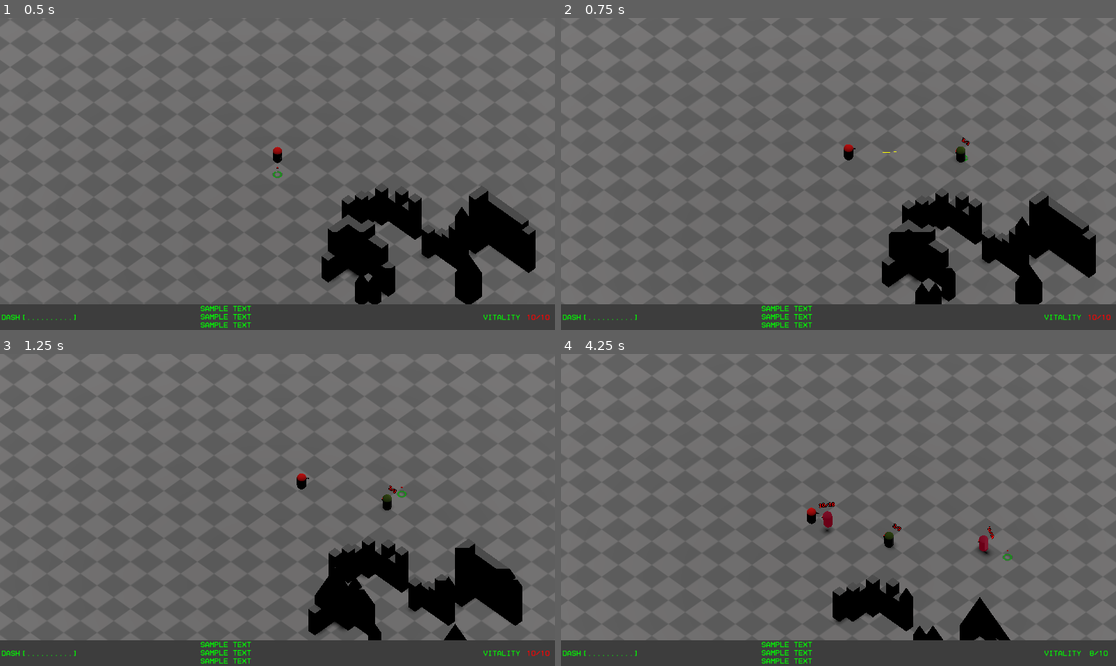
Above: before the commit, frames 1-4 (two rows, left to right).
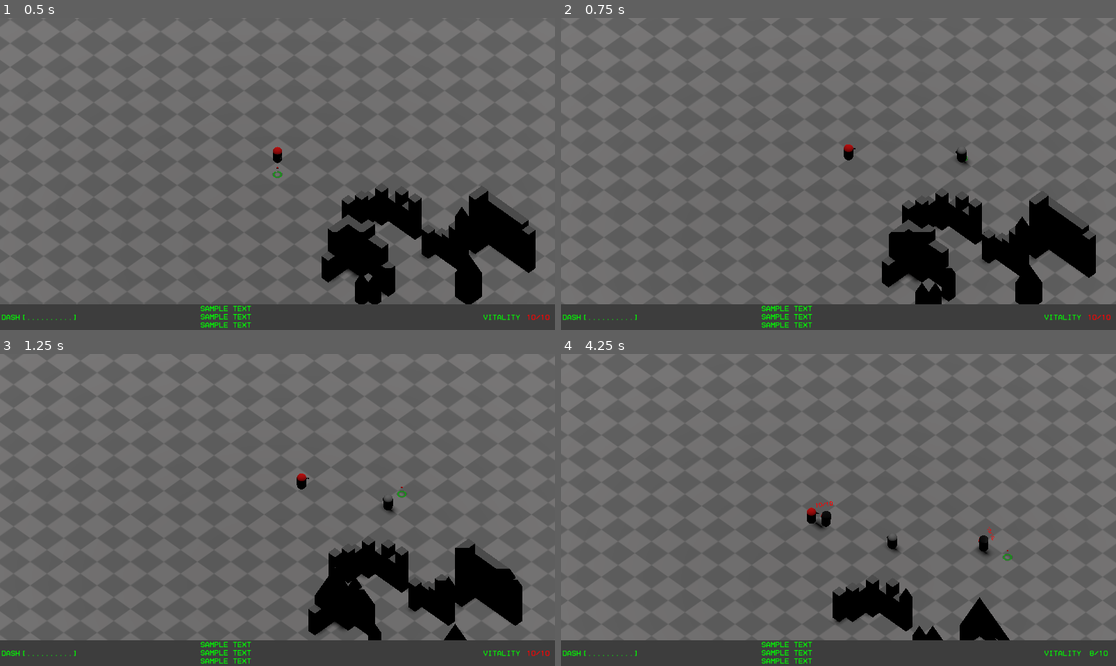
Above: after the commit, the same moments.

Repository: saladwithgrass/hyperdeath
Game: Godot game, scene res://levels/test_level/test_level.tscn
Same seed, same stepped clock (60 frames per second), same inputs: the game is played once before the commit and once after it.
Inputs (mouse positions are in pixels of both pictures, inside the frame that each line leads up to):
- Up to frame 1 (0.5 s): no input
- Up to frame 2 (0.75 s): tap Enter (ui_accept) at 0.5 s; move the mouse to (960, 158) at 0.52 s; hold D (right) from 0.53 s (still down); tap B (B) at 0.6 s
- Up to frame 3 (1.25 s): keep holding D (right); tap Enter (ui_accept) at 0.77, 1.07 s; tap F (F) at 0.8 s
- Up to frame 4 (4.25 s): move the mouse to (727, 525) at 1.27 s; release D (right) at 1.28 s; hold S (backward) 1.28-2.03 s; tap F (F) at 1.35 s; tap Enter (ui_accept) at 1.52, 1.82, 3.02, 3.32, 3.77, 3.8, 4.07 s; tap L (L) at 1.55, 2.1 s; move the mouse to (894, 441) at 2.02 s; hold D (right) 2.03-2.78 s; click (894, 441) at 2.3 s; move the mouse to (810, 572) at 2.77 s; hold W (forward) 2.78-3.53 s; click (810, 572) at 2.85 s; tap M (M) at 3.05, 3.6 s; move the mouse to (1005, 556) at 3.52 s; hold A (left) from 3.53 s (still down)

Frame 1 is identical in both runs. In frame 2, less than 0.1% of the frame differs, in the area x 57-74%, y 38-48%; in frame 3, less than 0.1%; in frame 4, 0.5%, in the area x 45-81%, y 47-92%.
Error before the commit: Invalid call. Nonexistent function 'set_target' in base 'CharacterBody3D (dummy.gd)'. (res://player/player.gd:141)
Error after the commit: Invalid call. Nonexistent function 'set_target' in base 'CharacterBody3D (dummy.gd)'. (res://player/player.gd:143)

Commit message:
reworked enemy class to prevent technical debt

Diff:
--- a/enemies/basic_enemy/basic_enemy.gd
+++ b/enemies/basic_enemy/basic_enemy.gd
@@ -12,7 +12,6 @@
 const shot_cd = 1
 var shot_cd_timer = 0
 
-const max_health = 3
 
 # movement setup
 var last_target_position:Vector3
@@ -48,6 +47,7 @@
 	velocity = new_velocity
 
 func _ready():
+	max_health = 3
 	health = max_health
 	health_display.max_health = max_health
 	health_display.update_display(health)
@@ -76,22 +76,15 @@
 
 func _physics_process(delta):
 	shot_cd_timer -= delta
-	health_display.look_at_screen()
 	if is_target_visible():
-		# print("target is visible")
 		velocity = Vector3.ZERO
 		last_target_position = target.position
 		if shot_cd_timer <= 0:
-			# print("shooting")
 			shoot()
 			shot_cd_timer = shot_cd
 	else:
-		# print("target is invisible")
-		# print("moving")
-		# print("target position: ", last_target_position)
 		update_target_location(last_target_position)
 		get_next_location()
-	# print("")
 	var to_look_at = last_target_position
 	to_look_at.y = 1
 	rig.look_at(to_look_at)
--- a/enemies/basic_enemy/basic_enemy.tscn
+++ b/enemies/basic_enemy/basic_enemy.tscn
@@ -55,4 +55,4 @@
 [node name="NavigationAgent3D" type="NavigationAgent3D" parent="."]
 
 [node name="health_display" parent="." instance=ExtResource("2_oeks0")]
-transform = Transform3D(1, 0, 0, 0, 1, 0, 0, 0, 1, 0, 1, 0)
+transform = Transform3D(-1, 0, -8.74228e-08, 0, 1, 0, 8.74228e-08, 0, -1, 0, 1.015, 0)
--- /dev/null
+++ b/enemies/basic_enemy_v2/basic_enemy_v2.tscn
@@ -0,0 +1,22 @@
+[gd_scene load_steps=5 format=3 uid="uid://db8dwv2u2x7ta"]
+
+[ext_resource type="PackedScene" uid="uid://cn4c0rsf8b0wi" path="res://enemies/generic_enemy/generic_enemy.tscn" id="1_dmh6y"]
+
+[sub_resource type="CapsuleMesh" id="CapsuleMesh_3auj2"]
+
+[sub_resource type="StandardMaterial3D" id="StandardMaterial3D_h82mj"]
+albedo_color = Color(0, 0, 0, 1)
+
+[sub_resource type="PrismMesh" id="PrismMesh_4cajp"]
+material = SubResource("StandardMaterial3D_h82mj")
+size = Vector3(0.7, 0.25, 0.2)
+
+[node name="generic_enemy" instance=ExtResource("1_dmh6y")]
+
+[node name="skin" type="MeshInstance3D" parent="rig" index="1"]
+transform = Transform3D(1, 0, 0, 0, 1, 0, 0, 0, 1, 0, 1, 0)
+mesh = SubResource("CapsuleMesh_3auj2")
+
+[node name="eyes" type="MeshInstance3D" parent="rig" index="2"]
+transform = Transform3D(1, 0, 0, 0, -4.37114e-08, 1, 0, -1, -4.37114e-08, 0, 1.356, -0.5)
+mesh = SubResource("PrismMesh_4cajp")
--- a/enemies/generic_enemy/generic_enemy.gd
+++ b/enemies/generic_enemy/generic_enemy.gd
@@ -6,14 +6,15 @@
 @export var target:Killable
 
 # variables that determine attack capabilities
+@export_group("Attack Details")
 @export var can_shoot:bool = true
 @export var can_melee:bool = false
 
 # projectile variable that is spawned when shooting
-@export var projectile_template:Projectile
+@export var projectile_template:PackedScene
+@export var gun_muzzle:Marker3D
 
 # basic parameters
-const max_health = 5
 var speed = 5
 
 # sets target to track and attack
@@ -32,9 +33,15 @@
 	var new_velocity = (next_location - current_location).normalized() * speed
 	velocity = new_velocity
 
-# spawn a new projectile and send it
+# spawn a new projectile and send itt
 func shoot():
-	pass
+	assert(can_shoot)
+	var bullet = projectile_template.instantiate()
+	var bullet_direction = target.position - gun_muzzle.global_position
+	bullet_direction.y = 0
+	bullet.position = gun_muzzle.global_position
+	owner.add_child(bullet)
+	bullet.set_new_direction(bullet_direction)
 
 # do a melee
 # FIXME is not done yet
@@ -45,5 +52,10 @@
 func _ready():
 	health = max_health
 
-func process():
-	pass
+func _process(delta: float) -> void:
+	$rig.look_at(target.position)
+
+
+func _on_attack_timer_timeout() -> void:
+	print('shooting')
+	shoot()
--- a/enemies/generic_enemy/generic_enemy.tscn
+++ b/enemies/generic_enemy/generic_enemy.tscn
@@ -1,13 +1,27 @@
-[gd_scene load_steps=2 format=3 uid="uid://cn4c0rsf8b0wi"]
+[gd_scene load_steps=4 format=3 uid="uid://cn4c0rsf8b0wi"]
+
+[ext_resource type="Script" path="res://enemies/generic_enemy/generic_enemy.gd" id="1_8ywa3"]
+[ext_resource type="PackedScene" uid="uid://7f7a75jye8wi" path="res://misc_objects/bullet/bullet.tscn" id="2_ll3q7"]
 
 [sub_resource type="CapsuleShape3D" id="CapsuleShape3D_cb5rn"]
 
-[node name="generic_enemy" type="CharacterBody3D"]
+[node name="generic_enemy" type="CharacterBody3D" node_paths=PackedStringArray("gun_muzzle")]
+script = ExtResource("1_8ywa3")
+projectile_template = ExtResource("2_ll3q7")
+gun_muzzle = NodePath("rig/gun_muzzle")
 
 [node name="rig" type="Node3D" parent="."]
+
+[node name="gun_muzzle" type="Marker3D" parent="rig"]
+transform = Transform3D(1, 0, 0, 0, 1, 0, 0, 0, 1, 0, 1.30428, -1.11663)
 
 [node name="hitbox" type="CollisionShape3D" parent="."]
 transform = Transform3D(1, 0, 0, 0, 1, 0, 0, 0, 1, 0, 1, 0)
 shape = SubResource("CapsuleShape3D_cb5rn")
 
 [node name="navigation_agent" type="NavigationAgent3D" parent="."]
+
+[node name="attack_timer" type="Timer" parent="."]
+autostart = true
+
+[connection signal="timeout" from="attack_timer" to="." method="_on_attack_timer_timeout"]
--- a/enemies/machine_gunner_enemy/machine_gunner_enemy.tscn
+++ b/enemies/machine_gunner_enemy/machine_gunner_enemy.tscn
@@ -1,6 +1,7 @@
-[gd_scene load_steps=7 format=3 uid="uid://c4d4k17ro3x6"]
+[gd_scene load_steps=8 format=3 uid="uid://c4d4k17ro3x6"]
 
 [ext_resource type="Script" path="res://enemies/machine_gunner_enemy/machine_gunner_enemy.gd" id="1_u1emb"]
+[ext_resource type="PackedScene" uid="uid://bcfqqpmwpgspp" path="res://misc_objects/heavy bullet/heavy_bullet.tscn" id="2_xkbdt"]
 
 [sub_resource type="CapsuleShape3D" id="CapsuleShape3D_kyjcw"]
 
@@ -19,6 +20,9 @@
 
 [node name="machine_gunner_enemy" type="CharacterBody3D"]
 script = ExtResource("1_u1emb")
+can_shoot = null
+can_melee = null
+projectile_template = ExtResource("2_xkbdt")
 
 [node name="hitbox" type="CollisionShape3D" parent="."]
 transform = Transform3D(1, 0, 0, 0, 1, 0, 0, 0, 1, 0, 1, 0)
--- a/enemies/melee_enemy/melee_enemy.gd
+++ b/enemies/melee_enemy/melee_enemy.gd
@@ -6,7 +6,6 @@
 # just runs and fucks shit up
 
 @onready var health_display = $health_display
-const max_health = 5
 
 const melee_cd = 0.8 # s
 var is_melee_on_cd:bool = false
@@ -30,6 +29,7 @@
 	health_display.update_display(health)
 
 func _ready():
+	max_health = 5
 	health = max_health
 	health_display.max_health = max_health
 	nav_agent.path_desired_distance = 0.5
@@ -58,7 +58,6 @@
 	$melee_timer.start(melee_windup)
 
 func _physics_process(delta):
-	health_display.look_at_screen()
 	# check if it has to move to the player
 	# 0.9 is there just to account for some errors
 
@@ -68,7 +67,8 @@
 	else:
 		update_target_location()
 		get_next_location()
-	$rig.look_at(target.position)
+
+	$rig.look_at(target.position + Vector3(0, 0.25, 0))
 	if not is_on_floor():
 		velocity.y -= gravity * delta
 	move_and_slide()
--- a/global_stuff/killable.gd
+++ b/global_stuff/killable.gd
@@ -1,6 +1,7 @@
 extends CharacterBody3D
 class_name Killable
 
+@export var max_health:float
 var health:int
 var is_being_parried:bool = false
 
--- a/misc_objects/health_display/health_display.gd
+++ b/misc_objects/health_display/health_display.gd
@@ -9,3 +9,6 @@
 
 func look_at_screen():
 	look_at(get_viewport().get_camera_3d().position)
+
+func _process(delta: float) -> void:
+	look_at_screen()
--- a/misc_objects/health_display/health_display.tscn
+++ b/misc_objects/health_display/health_display.tscn
@@ -1,7 +1,7 @@
 [gd_scene load_steps=3 format=3 uid="uid://cvcf843n4wy3r"]
 
-[ext_resource type="FontFile" uid="uid://05r318aa5em2" path="res://assets/fonts/ui_font.ttf" id="1_dcsyx"]
 [ext_resource type="Script" path="res://misc_objects/health_display/health_display.gd" id="1_py4va"]
+[ext_resource type="FontFile" uid="uid://bj7d61dymsjdn" path="res://assets/fonts/HomeVideo-BLG6G.ttf" id="2_ux4mk"]
 
 [node name="health_display" type="Marker3D"]
 transform = Transform3D(-1, 0, 5.96046e-08, 0, 1, 0, -5.96046e-08, 0, -1, 0, 0, 0)
@@ -9,8 +9,9 @@
 
 [node name="health" type="Label3D" parent="."]
 transform = Transform3D(-1, 0, -8.74228e-08, 0, 1, 0, 8.74228e-08, 0, -1, 0, 1.51557, 0)
-pixel_size = 0.019
 modulate = Color(1, 0, 0, 1)
+outline_modulate = Color(0, 0, 0, 0)
 text = "10/10
 "
-font = ExtResource("1_dcsyx")
+font = ExtResource("2_ux4mk")
+font_size = 128
--- a/player/health_hud/enemy_health_hud.gd
+++ b/player/health_hud/enemy_health_hud.gd
@@ -1,10 +1,10 @@
-extends Node
+extends Control
 
+var camera:Camera3D
 
 # Called when the node enters the scene tree for the first time.
 func _ready() -> void:
-	pass # Replace with function body.
-
+	camera = get_viewport().get_camera_3d()
 
 # Called every frame. 'delta' is the elapsed time since the previous frame.
 func _process(delta: float) -> void:
--- a/player/player.gd
+++ b/player/player.gd
@@ -2,7 +2,8 @@
 class_name Player
 # external scenes
 var bullet_scene = preload("res://misc_objects/bullet/bullet.tscn")
-var enemy_scene = preload("res://enemies/basic_enemy/basic_enemy.tscn")
+# var enemy_scene = preload("res://enemies/basic_enemy/basic_enemy.tscn")
+var enemy_scene = preload("res://enemies/basic_enemy_v2/basic_enemy_v2.tscn")
 var melee_enemy_scene = preload("res://enemies/melee_enemy/melee_enemy.tscn")
 var dummy_scene = preload("res://enemies/dummy/dummy.tscn")
 # child nodes
@@ -17,8 +18,7 @@
 @onready var railgun:Weapon = $"rig/gun_muzzle/railgun v1"
 @onready var weapon = pistol
 
-# health value
-const max_health = Globals.player_health
+
 
 # movement values
 const SPEED = Globals.player_speed
@@ -64,6 +64,8 @@
 signal entered_screen()
 
 func _ready():
+	# max health value
+	max_health = Globals.player_health
 	Input.set_mouse_mode(Input.MOUSE_MODE_HIDDEN)
 	health = Globals.player_health
 	$temp_floor.visible = false
@@ -150,7 +152,6 @@
 		spawn_enemy("melee_enemy")
 	if Input.is_action_just_pressed("L"):
 		spawn_enemy("dummy")
-
 func process_inputs(delta):
 	if Input.is_action_just_pressed("scroll_up"):
 		weapon.visible = false
@@ -182,8 +183,7 @@
 		$rig/melee_hitbox/melee_col.disabled = true
 	if Input.is_action_just_pressed("ESC"):
 		get_tree().quit(0)
-	# if Input.is_action_just_pressed("ui_accept") and is_on_floor():
-	# 	velocity.y = JUMP_VELOCITY
+
 	process_spawns()
 	if Input.is_action_just_pressed("LMB"):
 		shoot()
